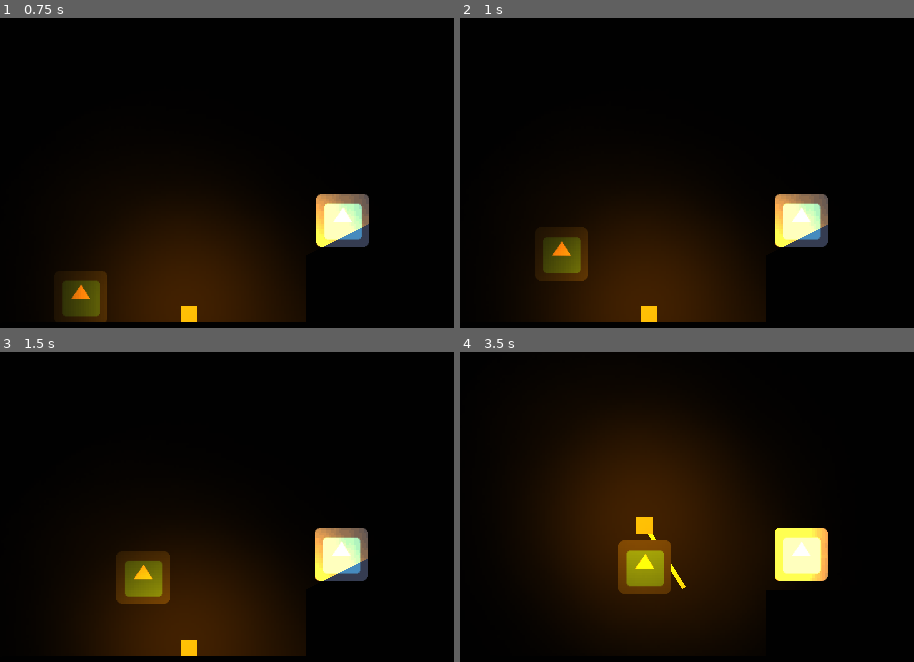
Above: before the commit, frames 1-4 (two rows, left to right).
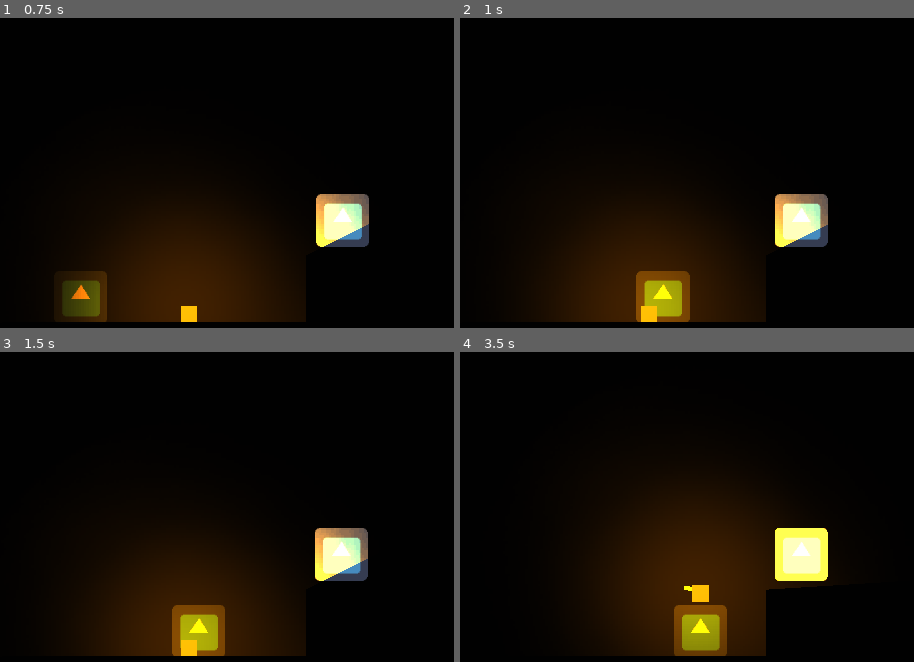
Above: after the commit, the same moments.

Repository: DuncanSparks/GMTK2019
Game: Godot game, scene res://Scenes/Test2.tscn
The game is run twice, just before and just after one commit, with the same random seed, the same clock (stepped at 60 frames per second) and the same inputs. This scene is started directly instead of the project's main scene. The engine's default icon, where the game draws it, is replaced by a stand-in: a white triangle on a blue panel in a dark square.
Inputs (mouse positions are in pixels of both pictures, inside the frame that each line leads up to):
- Up to frame 1 (0.75 s): move the mouse to (440, 142) at 0.52 s; hold Right (move_right) from 0.53 s (still down); tap E (action_grab) at 0.6 s
- Up to frame 2 (1 s): keep holding Right (move_right); tap Space (move_jump) at 0.77 s; tap R (action_teleport) at 0.8 s
- Up to frame 3 (1.5 s): keep holding Right (move_right); move the mouse to (104, 519) at 1.27 s; tap R (action_teleport) at 1.35 s
- Up to frame 4 (3.5 s): tap Space (move_jump) at 1.52, 3.02 s; click (564, 519) at 1.55 s; move the mouse to (805, 398) at 2.02 s; release Right (move_right) at 2.03 s; hold Left (move_left) 2.03-2.78 s; click (805, 398) at 2.1 s; right-click (805, 398) at 2.3 s; move the mouse to (682, 587) at 2.77 s; hold Right (move_right) from 2.78 s (still down); right-click (682, 587) at 2.85 s; tap E (action_grab) at 3.05 s

Frame 1 is identical in both runs. In frame 2, 3.4% of the frame differs, in the area x 16-51%, y 67-99%; in frame 3, 3.7%; in frame 4, 17%, in the area x 19-82%, y 23-99%.

Commit message:
Add recall button

Diff:
--- a/Instances/Enemy.tscn
+++ b/Instances/Enemy.tscn
@@ -11,7 +11,6 @@
 
 [node name="Enemy" type="KinematicBody2D"]
 position = Vector2( 283.127, 239.555 )
-collision_mask = 3
 script = ExtResource( 1 )
 
 [node name="Sprite" type="Sprite" parent="."]
--- a/Instances/ThrowableObject.tscn
+++ b/Instances/ThrowableObject.tscn
@@ -61,6 +61,10 @@
 wait_time = 0.1
 one_shot = true
 
+[node name="TimerReturn" type="Timer" parent="."]
+wait_time = 0.8
+one_shot = true
+
 [node name="Light2D" type="Light2D" parent="."]
 texture = ExtResource( 2 )
 texture_scale = 3.0
@@ -75,3 +79,4 @@
 [connection signal="body_exited" from="GrabArea" to="." method="_on_GrabArea_body_exited"]
 [connection signal="timeout" from="TimerDrop" to="." method="_on_TimerDrop_timeout"]
 [connection signal="timeout" from="TimerThrown" to="." method="_on_TimerThrown_timeout"]
+[connection signal="timeout" from="TimerReturn" to="." method="_on_TimerReturn_timeout"]
--- a/Scripts/Player.gd
+++ b/Scripts/Player.gd
@@ -39,6 +39,9 @@
 	# Apply velocity to player
 	velocity = move_and_slide(velocity, Vector2(0, -1))
 
+	if Input.is_action_just_pressed("action_teleport"):
+		set_position(held_object.get_position())
+
 	if holding:
 		held_object.set_position(get_position() + HOLD_POSITION)
 
@@ -50,14 +53,14 @@
 			held_object.velocity = (get_global_mouse_position() - held_object.get_global_position()).normalized() * held_object.get_global_position().distance_to(get_global_mouse_position()) * 3
 			held_object.get_node("TimerDrop").start()
 			held_object.get_node("TimerThrown").start()
-			held_object = null
+			#held_object = null
 
 		if Input.is_action_just_pressed("action_grab"):
 			holding = false
 			held_object.grabbable = false
 			held_object.held = false
 			held_object.get_node("TimerDrop").start()
-			held_object = null
+			#held_object = null
 
 
 func _draw() -> void:
--- a/Scripts/ThrowableObject.gd
+++ b/Scripts/ThrowableObject.gd
@@ -6,28 +6,41 @@
 var grabbable: bool = true
 var held: bool = false
 var thrown: bool = false
+var returnback: bool = false
 
 var velocity: Vector2 = Vector2.ZERO
 
+onready var coll: CollisionShape2D = $CollisionShape2D
+
 func _ready():
-	pass
+	Controller.get_player().held_object = self
 
 func _physics_process(delta: float) -> void:
 	# Apply gravity
-	if not is_on_floor() and not held:
+	if not is_on_floor() and not held and not returnback:
 		velocity.y += GRAVITY * delta
 	elif not thrown:
-		velocity.x = 0
-		velocity.y = 0
+		velocity = Vector2.ZERO
 
 	# Apply velocity
 	if not held:
 		velocity = move_and_slide(velocity, Vector2(0, -1))
 
+	# Pick up
 	if Input.is_action_just_pressed("action_grab") and player_in_area and not held and grabbable:
 		Controller.get_player().held_object = self
 		Controller.get_player().holding = true
 		held = true
+
+	# Recall to player
+	if Input.is_action_just_pressed("action_return") and not held:
+		returnback = true
+		($TimerReturn as Timer).start()
+
+	coll.set_disabled(returnback)
+
+	if returnback:
+		position = position.linear_interpolate(Controller.get_player().get_position(), 0.1)
 
 
 func _on_GrabArea_body_entered(body: PhysicsBody2D) -> void:
@@ -46,3 +59,7 @@
 
 func _on_TimerThrown_timeout() -> void:
 	thrown = false
+
+
+func _on_TimerReturn_timeout() -> void:
+	returnback = false
--- a/project.godot
+++ b/project.godot
@@ -146,6 +146,11 @@
 "events": [ Object(InputEventKey,"resource_local_to_scene":false,"resource_name":"","device":0,"alt":false,"shift":false,"control":false,"meta":false,"command":false,"pressed":false,"scancode":82,"unicode":0,"echo":false,"script":null)
  ]
 }
+action_return={
+"deadzone": 0.5,
+"events": [ Object(InputEventMouseButton,"resource_local_to_scene":false,"resource_name":"","device":0,"alt":false,"shift":false,"control":false,"meta":false,"command":false,"button_mask":0,"position":Vector2( 0, 0 ),"global_position":Vector2( 0, 0 ),"factor":1.0,"button_index":2,"pressed":false,"doubleclick":false,"script":null)
+ ]
+}
 
 [rendering]
 
